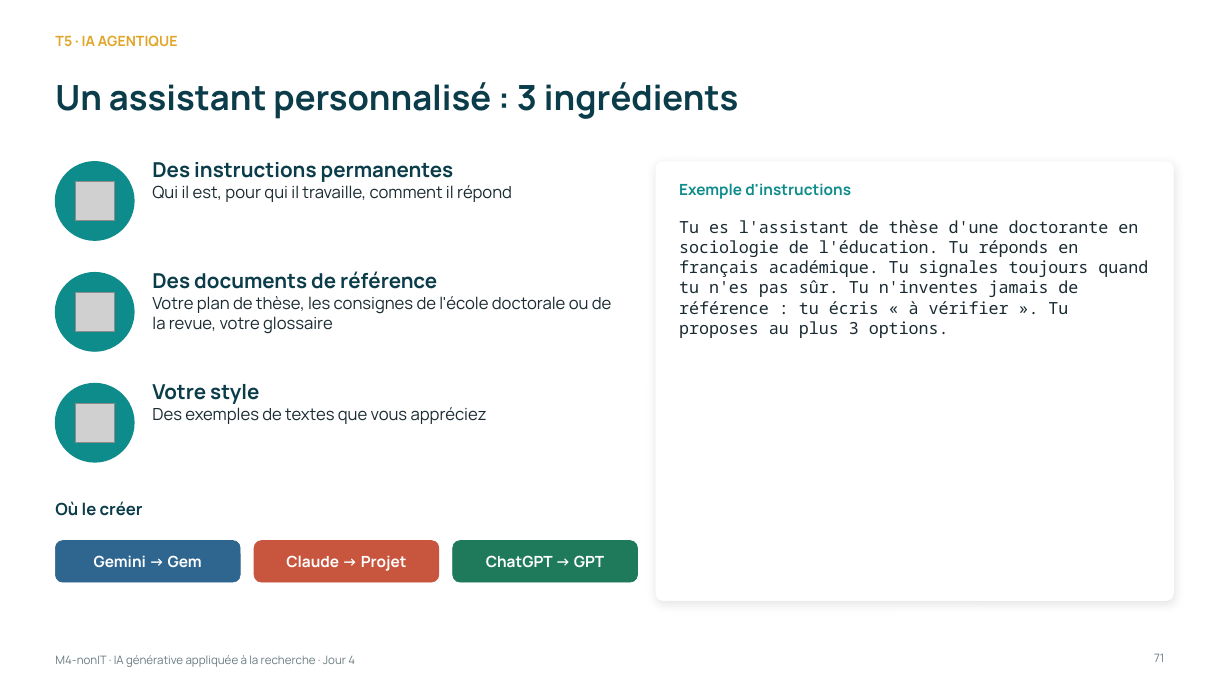
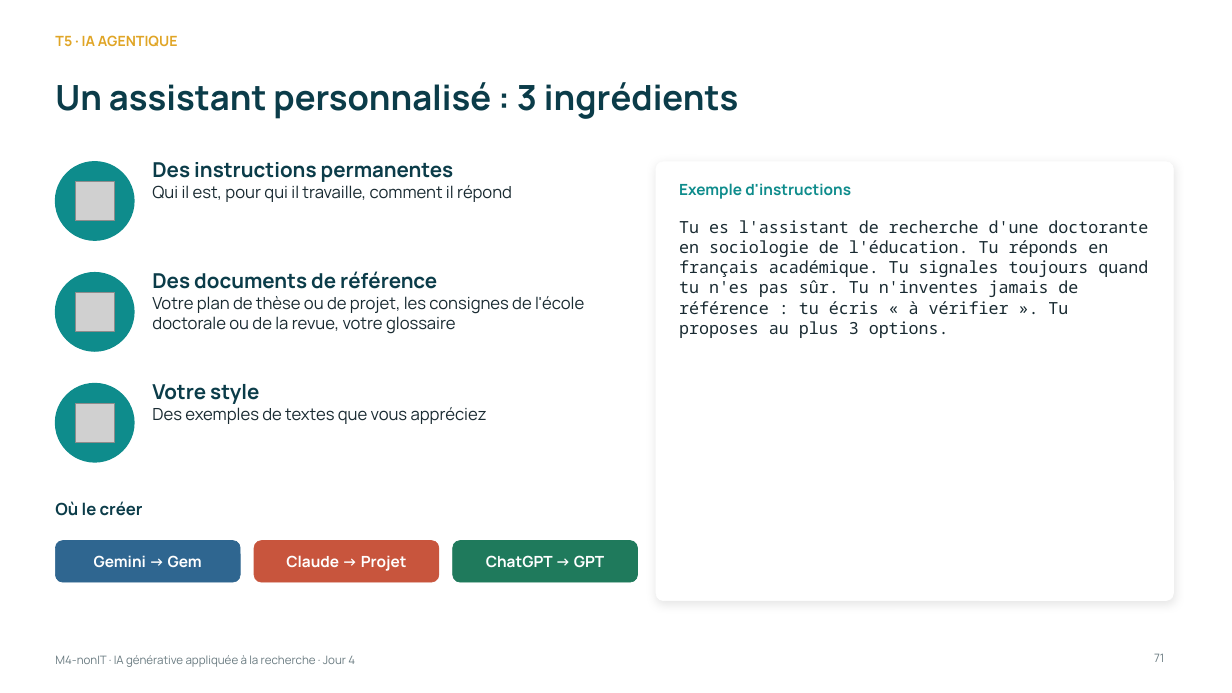
Before and after one commit to Amevi-isi/formation-chercheur-univ, a slide deck: slide 71 of module4_nonIT/M4-nonIT_IA_generative_appliquee.pptx. Drawn at 1232x693 pixels with LibreOffice and Linux fonts; fonts in the diff are those of the drawing; grey boxes stand for pictures. Boxes give left, top, right and bottom in pixels: in the first picture for what was removed or moved away, otherwise in the second. Text is boxed around its words. In the diff, an @@ line names an element or a change of style, - is before the commit and + after.

```diff
--- a/module4_nonIT/M4-nonIT_IA_generative_appliquee.pptx
+++ b/module4_nonIT/M4-nonIT_IA_generative_appliquee.pptx
@@ text at [679,220,1148,338]: text changed @@
-Tu es l'assistant de thèse d'une doctorante en sociologie de l'éducation. Tu réponds en français académique. Tu signales toujours quand tu n'es pas sûr. Tu n'inventes jamais de référence : tu écris « à vérifier ». Tu proposes au plus 3 options.
+Tu es l'assistant de recherche d'une doctorante en sociologie de l'éducation. Tu réponds en français académique. Tu signales toujours quand tu n'es pas sûr. Tu n'inventes jamais de référence : tu écris « à vérifier ». Tu proposes au plus 3 options.
@@ text at [152,296,584,334]: text changed @@
-Votre plan de thèse, les consignes de l'école doctorale ou de la revue, votre glossaire
+Votre plan de thèse ou de projet, les consignes de l'école doctorale ou de la revue, votre glossaire
```
Also in this commit, not shown: 15 other slides changed, 9 other files.
